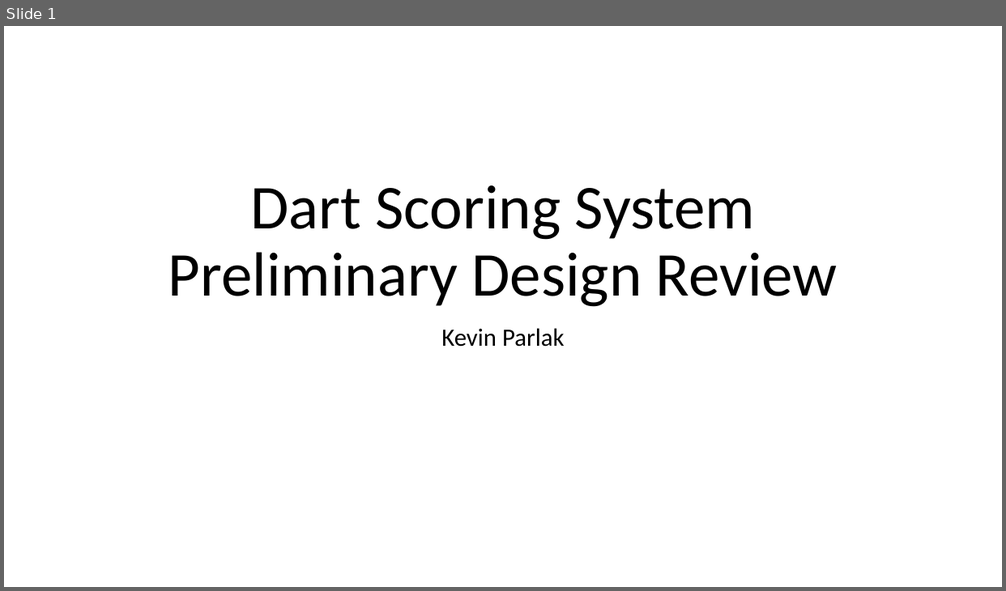
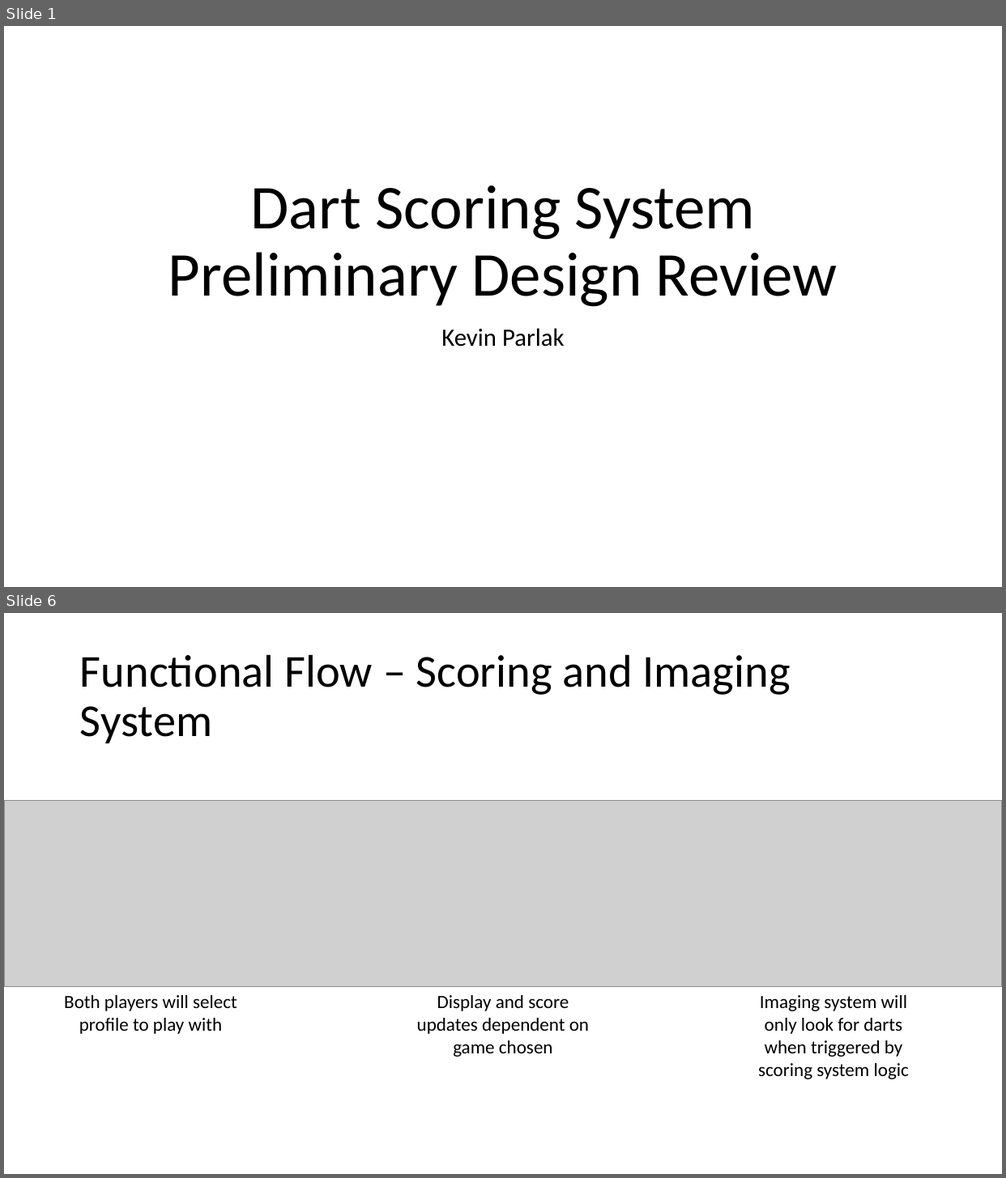
Before and after one commit to kparlak/dart-scoring-system, a slide deck: documentation/Dart_Scoring_System_PDR.pptx. Shown one above the other, each under a label of ours: slide 1 before the commit, slides 1 and 6 after it; the slides between them are not shown. The pictures are 1006x591 and 1006x1178 pixels, drawn with LibreOffice and Linux fonts; fonts in the diff are those of the drawing; grey boxes stand for pictures. Boxes give left, top, right and bottom in pixels: in the first picture for what was removed or moved away, otherwise in the second. Text is boxed around its words. In the diff, an @@ line names an element or a change of style, - is before the commit and + after.

Commit message:
Create functional diagrams

```diff
--- a/documentation/Dart_Scoring_System_PDR.pptx
+++ b/documentation/Dart_Scoring_System_PDR.pptx
@@ slide 6 added at (4,613,1002,1174), background #FFFFFF @@
@@ title added at (80,654,791,743), 44 pt, text #000000 @@
+Functional Flow – Scoring and Imaging System
@@ picture added at (4,801,1002,987) @@
@@ text added at (64,995,237,1034), 18 pt, text #000000 @@
+Both players will select profile to play with
@@ text added at (417,995,589,1057), 18 pt, text #000000 @@
+Display and score updates dependent on game chosen
@@ text added at (758,995,909,1080), 18 pt, text #000000 @@
+Imaging system will only look for darts when triggered by scoring system logic
```
Also in this commit, not shown: 3 slides changed, 5 other slides added, 3 other files.
